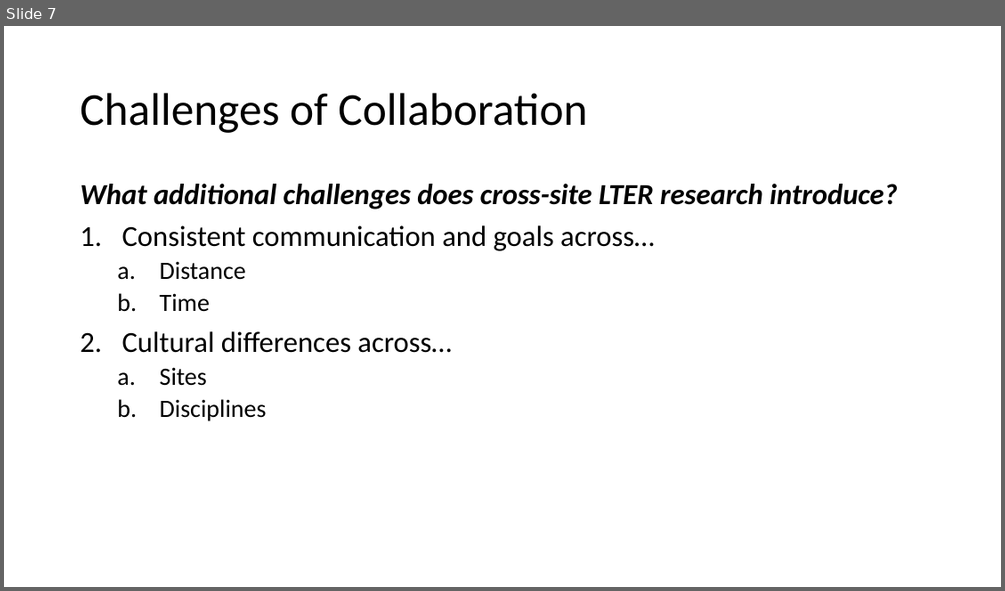
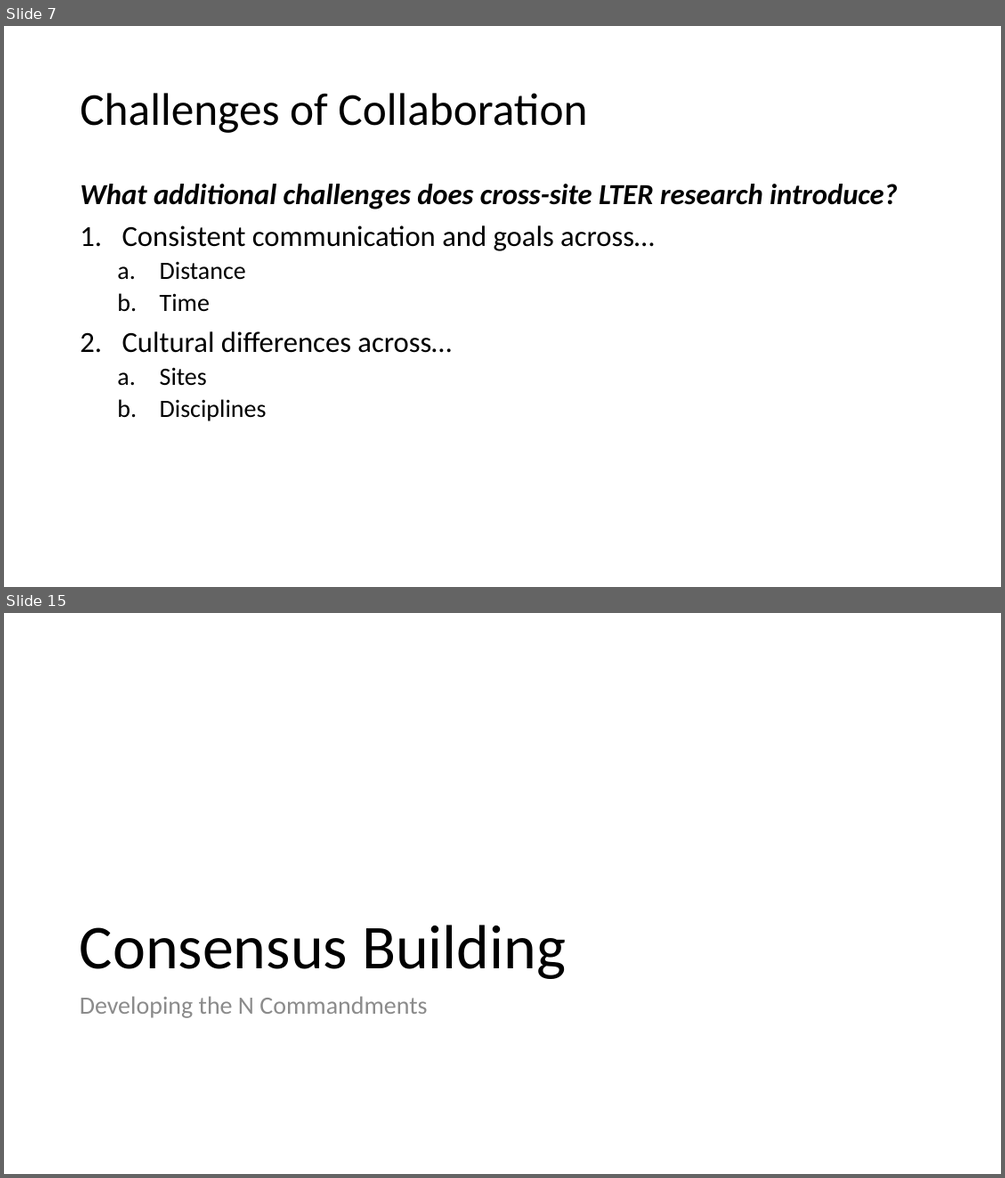
Before and after one commit to ReproducibleQM/n_commandments, a slide deck: pres_deck.pptx. Shown one above the other, each under a label of ours: slide 7 before the commit, slides 7 and 15 after it; the slides between them are not shown. The pictures are 1005x591 and 1005x1178 pixels, drawn with LibreOffice and Linux fonts; fonts in the diff are those of the drawing. Boxes give left, top, right and bottom in pixels: in the first picture for what was removed or moved away, otherwise in the second. Text is boxed around its words. In the diff, an @@ line names an element or a change of style, - is before the commit and + after.

```diff
--- a/pres_deck.pptx
+++ b/pres_deck.pptx
@@ slide 15 added at box(4, 613, 1001, 1174), background #FFFFFF @@
@@ title added at box(80, 925, 566, 979), 60 pt, text #000000 @@
+Consensus Building
@@ text added at box(80, 996, 427, 1018), 24 pt, text #8C8C8C @@
+Developing the N Commandments
```
Also in this commit, not shown: 8 other slides added.
